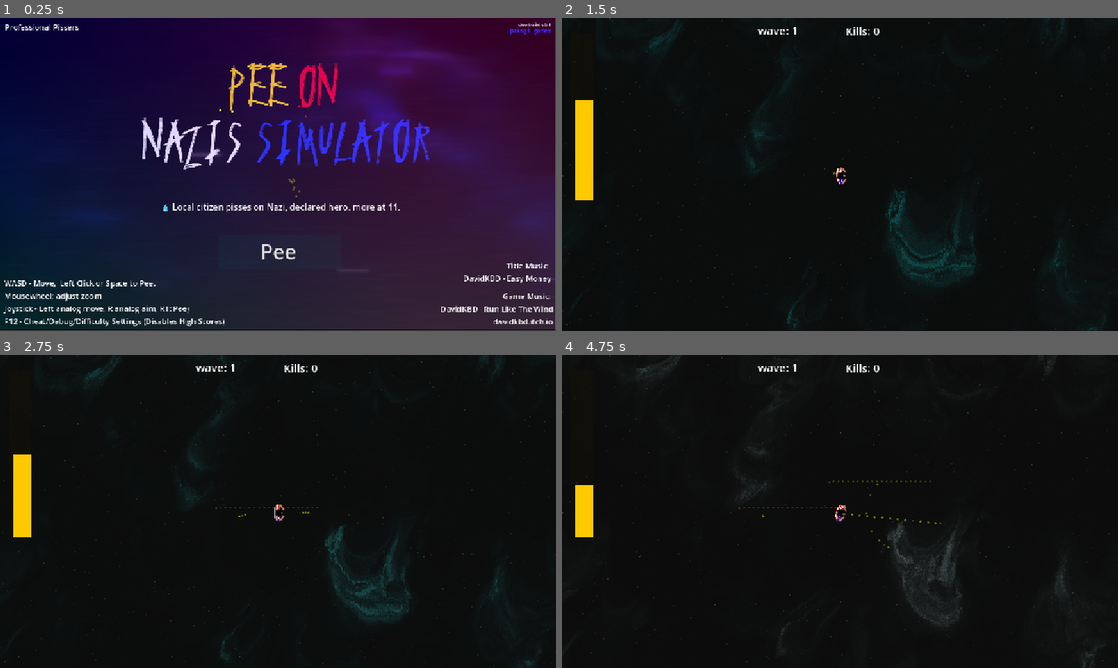
Above: before the commit, frames 1-4 (two rows, left to right).
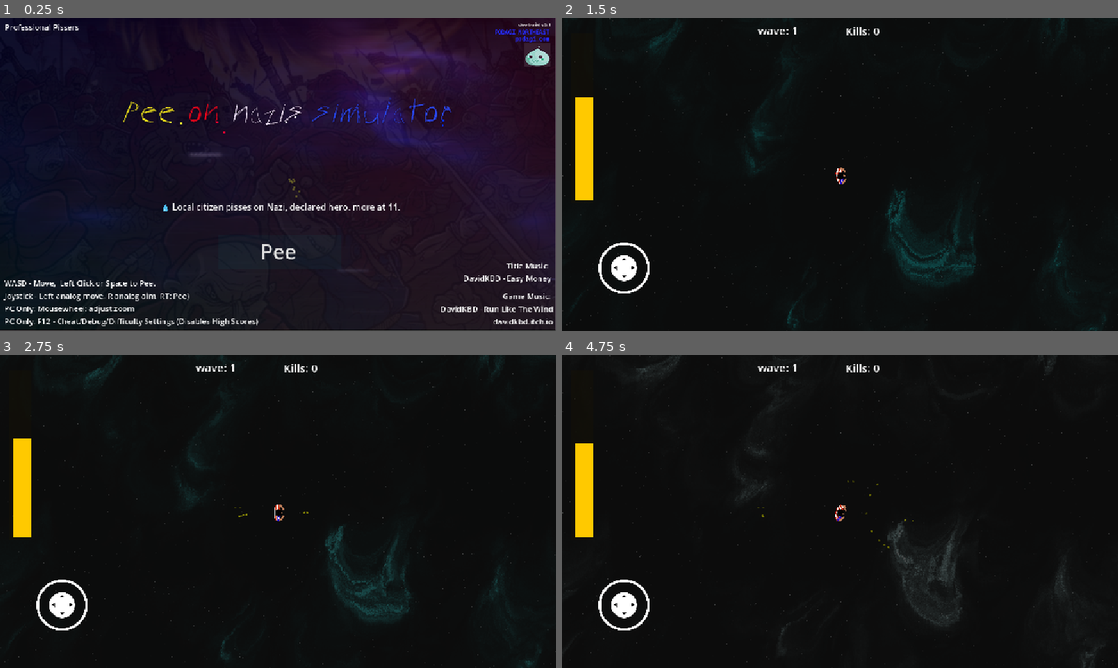
Above: after the commit, the same moments.

Repository: mrchameleon/pons1-godot
Game: Godot game, scene res://title.tscn
The game is run twice, just before and just after one commit, with the same random seed, the same clock (stepped at 60 frames per second) and the same inputs.
Inputs (mouse positions are in pixels of both pictures, inside the frame that each line leads up to):
- Up to frame 1 (0.25 s): no input
- Up to frame 2 (1.5 s): click "Pee" at 0.5 s; move the mouse to (962, 158) at 1.27 s; hold D (move_right) from 1.28 s (still down); hold Space (shoot) from 1.28 s (still down); click (962, 158) at 1.42 s
- Up to frame 3 (2.75 s): release D (move_right) at 2 s; release Space (shoot) at 2 s; drag from (166, 527) to (278, 511) at 2.02 s
- Up to frame 4 (4.75 s): move the mouse to (895, 442) at 2.77 s; hold D (move_right) 2.78-3.5 s; hold Space (shoot) 2.78-3.5 s; click (895, 442) at 2.92 s; drag from (812, 574) to (812, 483) at 3.52 s; move the mouse to (1006, 558) at 4.27 s; hold A (move_left) from 4.28 s (still down); hold Space (shoot) from 4.28 s (still down); click (1006, 558) at 4.42 s

The runs differ from the first frame. In frame 1, 7.2% of the frame differs, in the area x 0-100%, y 0-100%; in frame 2, 0.6%; in frame 3, 0.7%; in frame 4, 1.1%.
Error in both runs: Invalid access to property or key 'stats' on a base object of type 'Nil'. (res://scripts/title.gd:89)

Commit message:
latest stable with android controls fix

Diff:
--- a/main.gd
+++ b/main.gd
@@ -72,17 +72,28 @@
 @onready var aim_joystick: VirtualJoystick = $"../UI/R_Joy"
 
 @onready var joystick_rect: Rect2 = joystick.get_global_rect()
-var active_touches := {}  # key: index, value: position
+var active_touches := {}  # index -> { pos = Vector2, in_joystick = bool }
+# All touchscreen touches, tagged with value in/out of joystick area
+
+func is_shoot_suppressed() -> bool:
+	#if OS.get_name() != "Android":
+		#return false  # Only suppress on mobile
+
+	if active_touches.is_empty():
+		return true  # No touches
+
+	for touch in active_touches.values():
+		if not touch["in_joystick"]:
+			return false  # At least one touch not in joystick
+	return true  # All touches are joystick-only
 
 
 func _process(delta):
-	joystick_rect = joystick.get_global_rect()
+	# NOTE: Turn on "enable_touch_from_mouse" for android debugging in windows
+	# ALSO turn it back OFF, before exporting the Windows Build!
+
 	print(active_touches)
-	if active_touches.size() > 0:
-		Globals.joystick_pee_suppress = false
-	else:
-		if OS.get_name() == "Android":
-			Globals.joystick_pee_suppress = true
+	Globals.joystick_pee_suppress = is_shoot_suppressed()
 
 	if leader_name_entry.text != "":
 		leader_submit.disabled = false
@@ -114,15 +125,17 @@
 func _input(event):
 	if event is InputEventScreenTouch:
 		if event.pressed:
-			print(event.position)
-			var in_joystick = joystick.get_global_rect().has_point(event.position)
-			if not in_joystick:
-				active_touches[event.index] = event.position
+			var is_in_joystick = joystick.get_global_rect().has_point(event.position)
+			active_touches[event.index] = {
+				"pos": event.position,
+				"in_joystick": is_in_joystick
+			}
 		else:
 			active_touches.erase(event.index)
+
 	elif event is InputEventScreenDrag:
-		if not joystick.get_global_rect().has_point(event.position):
-			active_touches[event.index] = event.position
+		if active_touches.has(event.index):
+			active_touches[event.index]["pos"] = event.position
 
 	if event.is_action_pressed("any_button") and game_started == false:
 		start_game()
@@ -130,10 +143,6 @@
 		if debug_panel.visible == true:
 			game_started = false
 		debug_panel.visible = !debug_panel.visible
-
-# Mobile debugging
-	for pos in active_touches.values():
-		draw_circle(pos, 10, Color.RED)
 
 func _ready():
 	Input.set_use_accumulated_input(false)
--- a/main.tscn
+++ b/main.tscn
@@ -195,32 +195,17 @@
 placeholder_text = "zerocool"
 
 [node name="L_Joy" parent="UI" instance=ExtResource("10_w48qg")]
-offset_left = 22.0
-offset_top = -169.0
-offset_right = 390.0
-offset_bottom = 199.0
-scale = Vector2(0.406756, 0.406756)
+offset_left = 30.0
+offset_top = -229.0
+offset_right = 398.0
+offset_bottom = 139.0
+scale = Vector2(0.532586, 0.532586)
 pressed_color = Color(0.635038, 0.807003, 0.51783, 1)
 visibility_mode = 1
 action_left = "move_left"
 action_right = "move_right"
 action_up = "move_up"
 action_down = "move_down"
-
-[node name="R_Joy" parent="UI" instance=ExtResource("10_w48qg")]
-visible = false
-offset_left = 974.0
-offset_top = -171.0
-offset_right = 1342.0
-offset_bottom = 197.0
-scale = Vector2(0.406756, 0.406756)
-pressed_color = Color(1, 1, 0, 1)
-clampzone_size = 36.0
-visibility_mode = 1
-action_left = "aim_left"
-action_right = "aim_right"
-action_up = "aim_up"
-action_down = "aim_down"
 
 [node name="Music" type="AudioStreamPlayer2D" parent="."]
 stream = ExtResource("7_efxa6")
@@ -267,10 +252,10 @@
 
 [node name="BlackTint" type="ColorRect" parent="ParallaxBackground/ParallaxLayer"]
 texture_repeat = 2
-offset_left = -2329.0
-offset_top = -1349.0
-offset_right = 2810.0
-offset_bottom = 3208.0
+offset_left = -2323.0
+offset_top = -1376.0
+offset_right = 2816.0
+offset_bottom = 3181.0
 scale = Vector2(1.1242, 1)
 color = Color(0, 0, 0, 0.678431)
 
--- a/project.godot
+++ b/project.godot
@@ -106,6 +106,10 @@
 ]
 }
 
+[input_devices]
+
+pointing/emulate_touch_from_mouse=true
+
 [rendering]
 
 textures/canvas_textures/default_texture_filter=0
--- a/shaders/plasma.gdshader
+++ b/shaders/plasma.gdshader
@@ -3,15 +3,36 @@
 #define C(x) sin(x) * 0.8 + 0.5
 
 uniform vec2 resolution = vec2(1152.0, 648.0);
+uniform int octaves: hint_range(1, 10, 1) = 5;
 uniform float speed: hint_range(0.1, 4.0, 0.1) = 1.0;
+uniform float frequency: hint_range(0.1, 10.0, 0.1) = 1.0;
+uniform float amplitude: hint_range(0.1, 10.0, 0.1) = 1.0;
+uniform float time_shift: hint_range(0.1, 10.0, 0.1) = 1.0;
+uniform float zoom: hint_range(1.0, 20.0, 0.1) = 5.0;
+
+vec2 warp(vec2 uv, float time){
+	float f = frequency;
+	float a = amplitude;
+	float t = time_shift;
+	for (int s = 0; s < octaves; s++) {
+		uv += vec2(sin(uv.y * f + time * t), cos(uv.x * f + time * t)) / a;
+		f *= 1.9;
+		t *= 0.9;
+		a *= 2.0;
+	}
+	return uv;
+}
 
 void fragment() {
 	float time = TIME * speed;
 	vec2 uv = UV - 0.5;
 	uv.x *= resolution.x / resolution.y;
+	//trippier plasma for juniorfx repo
+	//uv *= zoom;
+	//uv = warp(uv, time);
 	float r = C(uv.x + time);
 	float g = C(uv.y - time);
 	float b = C((uv.x * uv.y) + C(time * 0.5));
 	vec3 color = vec3(r, g, b);
-	COLOR = vec4(color, 0.2);
+	COLOR = vec4(color, 0.1);
 }
--- a/title.tscn
+++ b/title.tscn
@@ -9,7 +9,12 @@
 [sub_resource type="ShaderMaterial" id="ShaderMaterial_mom7w"]
 shader = ExtResource("2_mom7w")
 shader_parameter/resolution = Vector2(1152, 648)
+shader_parameter/octaves = 0
 shader_parameter/speed = 1.0
+shader_parameter/frequency = 1.0
+shader_parameter/amplitude = 1.0
+shader_parameter/time_shift = 1.0
+shader_parameter/zoom = 5.0
 
 [sub_resource type="StyleBoxFlat" id="StyleBoxFlat_y7k74"]
 bg_color = Color(0, 0.556863, 0.54902, 0.0627451)
@@ -69,9 +74,9 @@
 text = "
 
 WASD - Move,  Left Click or Space to Pee.
-Mousewheel: adjust zoom
 Joystick - Left analog move, R analog aim, RT: Pee)
-F12 - Cheat/Debug/Difficulty Settings (Disables High Scores)"
+PC Only: Mousewheel: adjust zoom
+PC Only: F12 - Cheat/Debug/Difficulty Settings (Disables High Scores)"
 
 [node name="MusicCredit1" type="Label" parent="."]
 layout_mode = 0
@@ -106,7 +111,7 @@
 color = Color(1, 1, 0.2, 1)
 
 [node name="static_pee" type="CPUParticles2D" parent="."]
-position = Vector2(456, 190)
+position = Vector2(351, 214)
 amount = 44
 lifetime = 6.34
 speed_scale = 0.8
@@ -119,7 +124,7 @@
 color = Color(1, 1, 0.2, 1)
 
 [node name="static_pee2" type="CPUParticles2D" parent="."]
-position = Vector2(617, 182)
+position = Vector2(448, 215)
 amount = 44
 lifetime = 6.34
 speed_scale = 0.8
@@ -130,6 +135,31 @@
 scale_amount_min = 3.0
 scale_amount_max = 5.0
 color = Color(1, 0, 0.2, 1)
+
+[node name="static_pee3" type="CPUParticles2D" parent="."]
+position = Vector2(591, 214)
+amount = 44
+lifetime = 6.34
+speed_scale = 0.8
+randomness = 0.2
+spread = 85.0
+gravity = Vector2(0, 455)
+initial_velocity_max = 155.03
+scale_amount_min = 3.0
+scale_amount_max = 5.0
+
+[node name="static_pee4" type="CPUParticles2D" parent="."]
+position = Vector2(915, 214)
+amount = 44
+lifetime = 6.34
+speed_scale = 0.8
+randomness = 0.2
+spread = 85.0
+gravity = Vector2(0, 455)
+initial_velocity_max = 155.03
+scale_amount_min = 3.0
+scale_amount_max = 5.0
+color = Color(0, 0.192157, 1, 1)
 
 [node name="PhraseOfTheDay" type="RichTextLabel" parent="."]
 layout_mode = 0
Binary file changed: images/title_new.png
